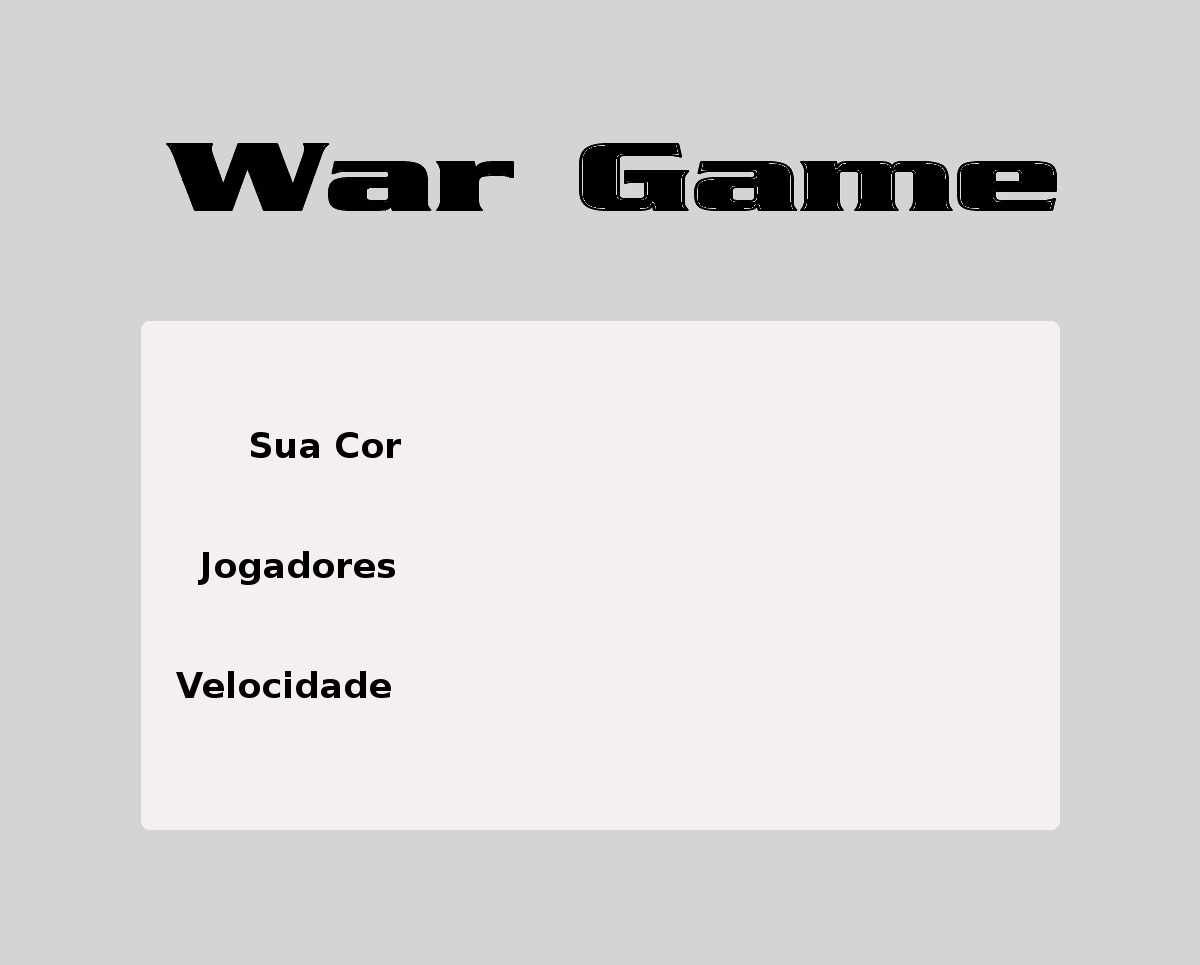
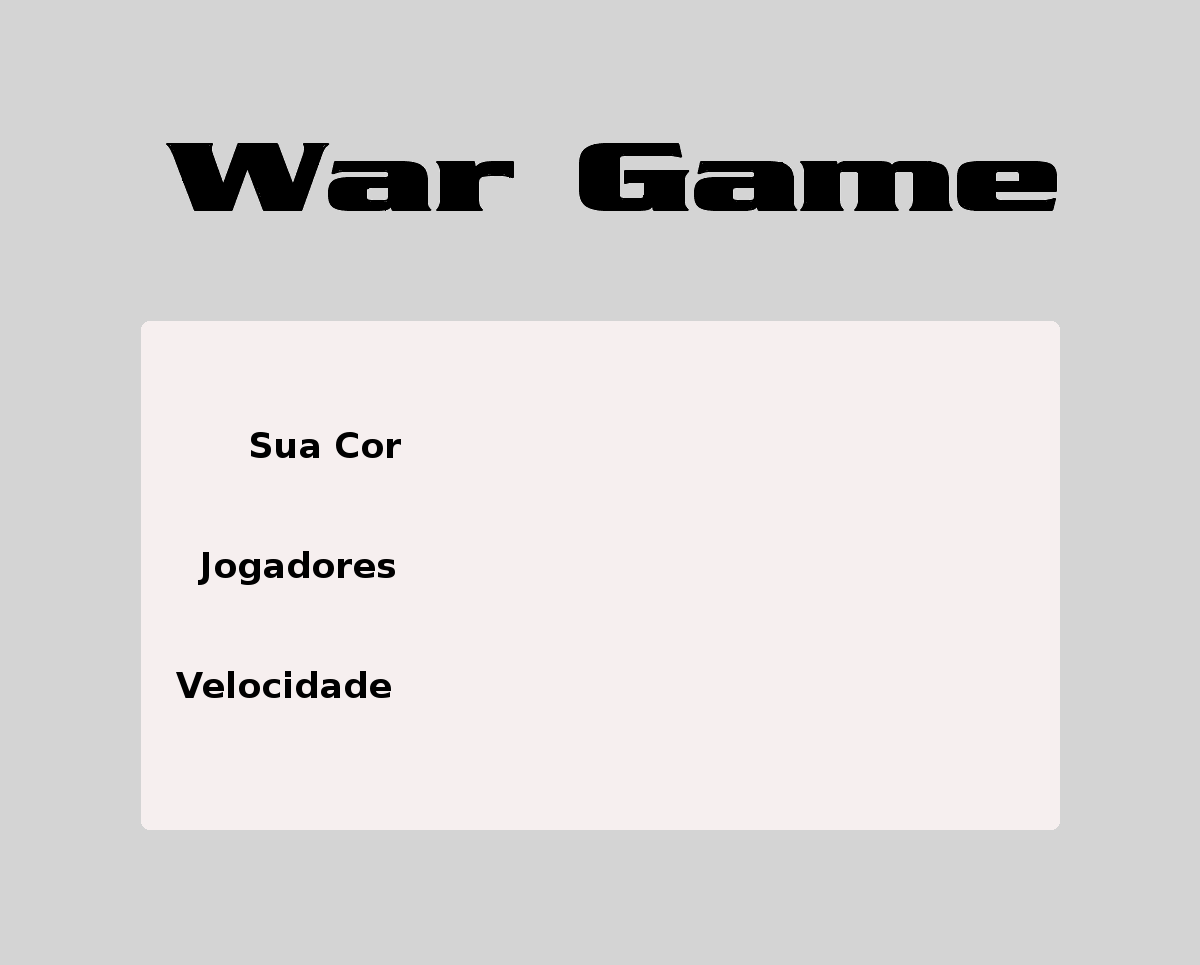
Two versions of the same layered image (1200 × 965). Layer-by-layer changes:
painted on "initialScreen.png" over [582, 144, 1054, 211]
